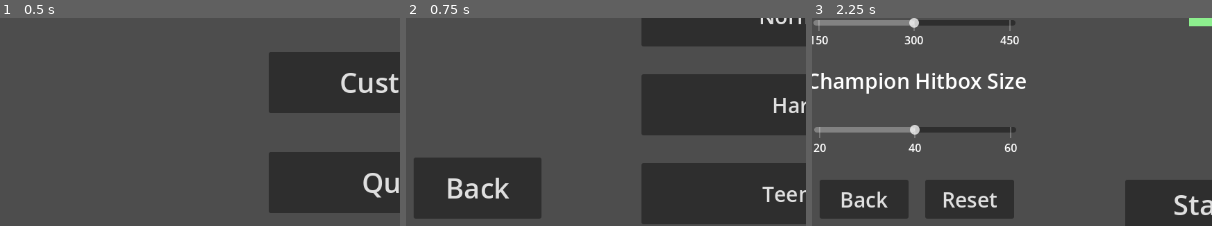
Above: before the commit, frames 1-3 (left to right).
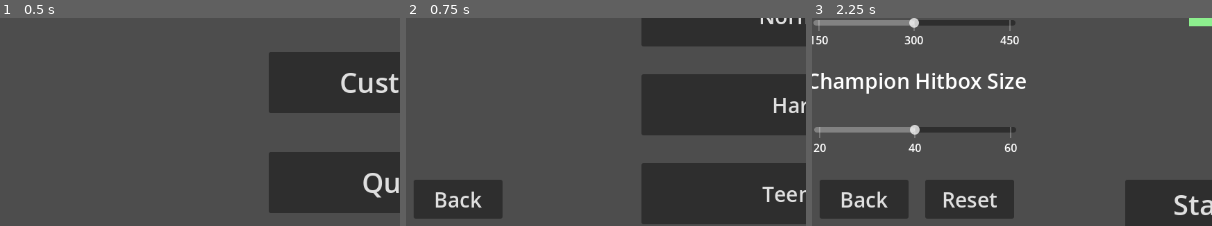
Above: after the commit, the same moments.

Repository: OhijMik/League-of-Dodgers
Game: Godot game, scene res://scenes/main_menu.tscn
Same seed, same stepped clock (60 frames per second), same inputs: the game is played once before the commit and once after it.
Inputs:
- Up to frame 1 (0.5 s): no input
- Up to frame 2 (0.75 s): click "Levels" at 0.5 s
- Up to frame 3 (2.25 s): click "Back" at 1.25 s; click "Custom" at 2 s
The pictures show only the part of the screen within x 1-51%, y 48-98%; the shares and areas given below are measured in that part.

Frame 1 is identical in both runs. In frame 2, 6.1% of the frame differs, in the area x 2-34%, y 67-97%; in frame 3, nothing differs.

Commit message:
Added the counter

Diff:
--- a/codes/easy_level_scene.gd
+++ b/codes/easy_level_scene.gd
@@ -6,6 +6,8 @@
 var projectile_spawn_timer
 var ui
 var curr_projectile
+
+var projectile_count = 0
 
 # Called when the node enters the scene tree for the first time.
 func _ready():
@@ -35,6 +37,8 @@
 			$ResumeButton.show()
 			projectile_spawn_timer.set_paused(true)
 
+	$UI/ProjectileCountLabel.text = str(projectile_count) + "/20"
+
 
 func _on_start_button_pressed():
 	global.paused = false
@@ -52,3 +56,8 @@
 	ui.hide()
 	$ResumeButton.hide()
 	projectile_spawn_timer.set_paused(false)
+
+
+
+func _on_easy_level_projectiles_child_exiting_tree(node):
+	projectile_count += 1
--- a/scenes/easy_level_scene.tscn
+++ b/scenes/easy_level_scene.tscn
@@ -1,11 +1,20 @@
-[gd_scene load_steps=4 format=3 uid="uid://bsdcg7yk78r6o"]
+[gd_scene load_steps=5 format=3 uid="uid://bsdcg7yk78r6o"]
 
 [ext_resource type="Script" path="res://codes/easy_level_scene.gd" id="1_fkyeb"]
 [ext_resource type="PackedScene" uid="uid://beixhopf2vygy" path="res://scenes/champion.tscn" id="2_344wu"]
 [ext_resource type="Script" path="res://codes/EasyLevelProjectiles.gd" id="3_yhofu"]
 
+[sub_resource type="RectangleShape2D" id="RectangleShape2D_1isn1"]
+size = Vector2(1528, 840)
+
 [node name="EasyLevelScene" type="Node2D"]
 script = ExtResource("1_fkyeb")
+
+[node name="Area2D" type="Area2D" parent="."]
+
+[node name="CollisionShape2D" type="CollisionShape2D" parent="Area2D"]
+position = Vector2(556, 316)
+shape = SubResource("RectangleShape2D_1isn1")
 
 [node name="Champion" parent="." instance=ExtResource("2_344wu")]
 position = Vector2(576, 296)
@@ -18,7 +27,7 @@
 
 [node name="UI" type="CanvasLayer" parent="."]
 
-[node name="Label" type="Label" parent="UI"]
+[node name="ProjectileCountLabel" type="Label" parent="UI"]
 offset_left = 496.0
 offset_top = 16.0
 offset_right = 659.0
@@ -55,6 +64,7 @@
 theme_override_font_sizes/font_size = 30
 text = "Back"
 
+[connection signal="child_exiting_tree" from="EasyLevelProjectiles" to="." method="_on_easy_level_projectiles_child_exiting_tree"]
 [connection signal="timeout" from="ProjectileSpawn" to="EasyLevelProjectiles" method="_on_projectile_spawn_timeout"]
 [connection signal="pressed" from="StartButton" to="." method="_on_start_button_pressed"]
 [connection signal="pressed" from="ResumeButton" to="." method="_on_resume_button_pressed"]
--- a/scenes/levels_scene.tscn
+++ b/scenes/levels_scene.tscn
@@ -37,14 +37,6 @@
 theme_override_font_sizes/font_size = 30
 text = "Teemo"
 
-[node name="BackButton" type="Button" parent="."]
-offset_left = 24.0
-offset_top = 512.0
-offset_right = 208.0
-offset_bottom = 600.0
-theme_override_font_sizes/font_size = 40
-text = "Back"
-
 [node name="Label" type="Label" parent="."]
 offset_left = 384.0
 offset_top = 8.0
@@ -55,5 +47,13 @@
 horizontal_alignment = 1
 vertical_alignment = 1
 
+[node name="BackButton" type="Button" parent="."]
+offset_left = 24.0
+offset_top = 544.0
+offset_right = 152.0
+offset_bottom = 600.0
+theme_override_font_sizes/font_size = 30
+text = "Back"
+
 [connection signal="pressed" from="EasyButton" to="." method="_on_easy_button_pressed"]
 [connection signal="pressed" from="BackButton" to="." method="_on_back_button_pressed"]
